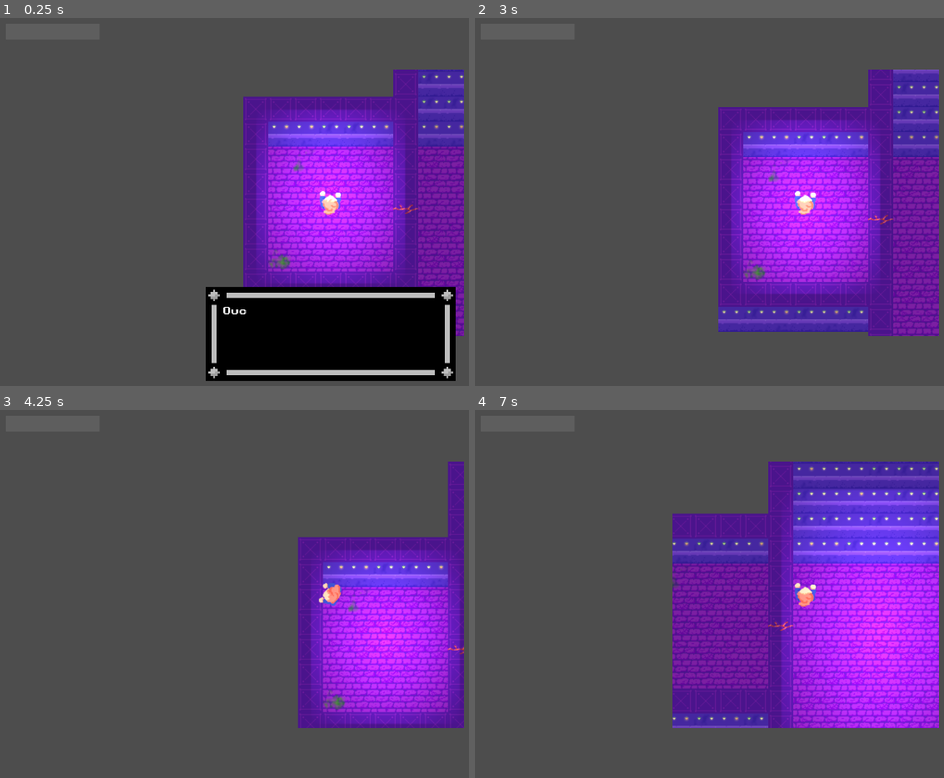
Above: before the commit, frames 1-4 (two rows, left to right).
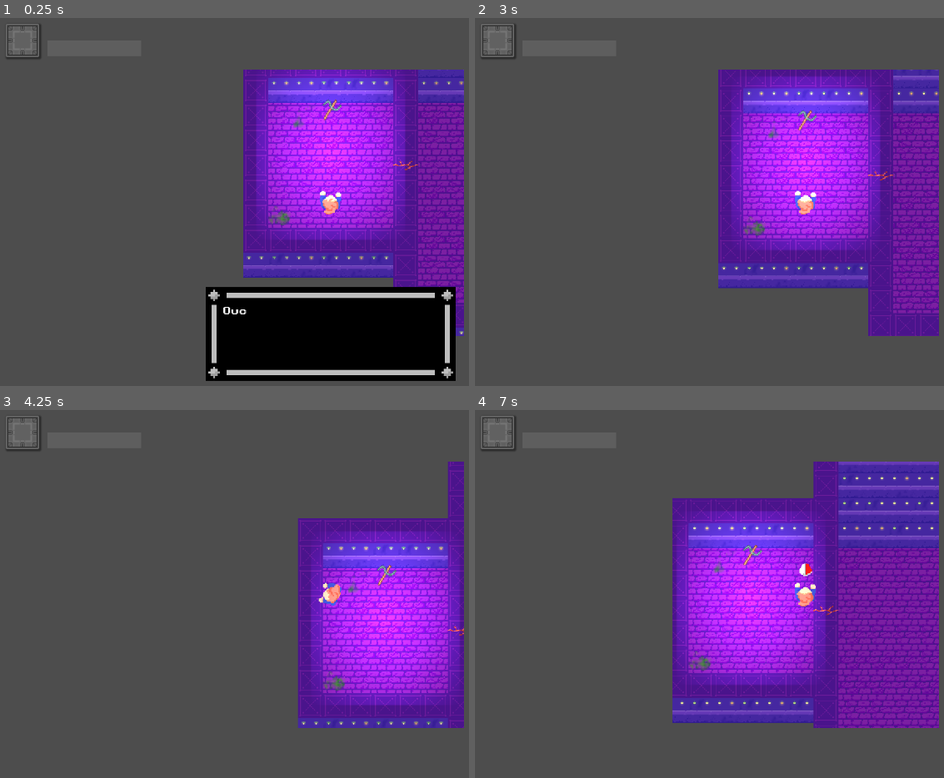
Above: after the commit, the same moments.

Repository: julianhoratschek/potential-topfschlagen
Game: Godot game, scene res://scenes/main.tscn
Same seed, same stepped clock (60 frames per second), same inputs: the game is played once before the commit and once after it.
Inputs (mouse positions are in pixels of both pictures, inside the frame that each line leads up to):
- Up to frame 1 (0.25 s): no input
- Up to frame 2 (3 s): move the mouse to (outside the picture) at 0.52 s; hold D (game_right) 0.53-1.28 s; click (outside the picture) at 0.67 s; tap Enter at 1.25 s; move the mouse to (671, 220) at 1.27 s; hold S (game_down) 1.28-2.03 s; click (671, 220) at 1.42 s; move the mouse to (873, 121) at 2.02 s; hold D (game_right) 2.03-2.78 s; click (873, 121) at 2.17 s; move the mouse to (770, 279) at 2.77 s; hold W (game_up) from 2.78 s (still down); click (770, 279) at 2.92 s
- Up to frame 3 (4.25 s): move the mouse to (outside the picture) at 3.52 s; release W (game_up) at 3.53 s; hold A (game_left) from 3.53 s (still down); click (outside the picture) at 3.67 s
- Up to frame 4 (7 s): tap Space at 4.25 s; move the mouse to (606, 538) at 4.27 s; click (606, 538) at 4.42 s; tap Enter at 5 s; move the mouse to (840, 594) at 5.02 s; release A (game_left) at 5.03 s; hold S (game_down) 5.03-5.78 s; click (840, 594) at 5.17 s; move the mouse to (704, 502) at 5.77 s; hold D (game_right) 5.78-6.53 s; click (704, 502) at 5.92 s; move the mouse to (outside the picture) at 6.52 s; hold W (game_up) from 6.53 s (still down); click (outside the picture) at 6.67 s

The runs differ from the first frame. In frame 1, 17% of the frame differs, in the area x 1-99%, y 1-87%; in frame 2, 22%; in frame 3, 11%; in frame 4, 34%.

Commit message:
inventory

Diff:
--- /dev/null
+++ b/globals.gd
@@ -0,0 +1,3 @@
+extends Node
+
+var player: Player
--- /dev/null
+++ b/prefabs/bonitz.gd
@@ -0,0 +1,5 @@
+extends Enemy
+
+
+func _physics_process(delta):
+	pass
--- a/prefabs/bonitz.tscn
+++ b/prefabs/bonitz.tscn
@@ -1,3 +1,39 @@
-[gd_scene format=3 uid="uid://dnm786cid7njt"]
+[gd_scene load_steps=7 format=3 uid="uid://dnm786cid7njt"]
 
-[node name="Bonitz" type="Node2D"]
+[ext_resource type="Texture2D" uid="uid://qpl45eixj3nv" path="res://assets/sprites/Sprite-Bonitz-multi.png" id="1_fxkup"]
+[ext_resource type="Script" path="res://prefabs/bonitz.gd" id="1_mnxqw"]
+
+[sub_resource type="CircleShape2D" id="CircleShape2D_vyk3p"]
+
+[sub_resource type="AtlasTexture" id="AtlasTexture_d3jkj"]
+atlas = ExtResource("1_fxkup")
+region = Rect2(0, 0, 32, 32)
+
+[sub_resource type="AtlasTexture" id="AtlasTexture_kaccq"]
+atlas = ExtResource("1_fxkup")
+region = Rect2(32, 0, 32, 32)
+
+[sub_resource type="SpriteFrames" id="SpriteFrames_hscfm"]
+animations = [{
+"frames": [{
+"duration": 1.0,
+"texture": SubResource("AtlasTexture_d3jkj")
+}, {
+"duration": 1.0,
+"texture": SubResource("AtlasTexture_kaccq")
+}],
+"loop": true,
+"name": &"idle",
+"speed": 5.0
+}]
+
+[node name="Bonitz" type="CharacterBody2D"]
+script = ExtResource("1_mnxqw")
+
+[node name="CollisionShape2D" type="CollisionShape2D" parent="."]
+shape = SubResource("CircleShape2D_vyk3p")
+
+[node name="AnimatedSprite2D" type="AnimatedSprite2D" parent="."]
+sprite_frames = SubResource("SpriteFrames_hscfm")
+animation = &"idle"
+autoplay = "idle"
--- /dev/null
+++ b/prefabs/enemy.gd
@@ -0,0 +1,3 @@
+extends CharacterBody2D
+
+class_name Enemy
--- /dev/null
+++ b/prefabs/frank.gd
@@ -0,0 +1,43 @@
+extends CharacterBody2D
+
+class_name Frank
+
+const MaxVisibility = 1.2
+
+var SnekScene = preload("res://prefabs/snek.tscn")
+var sneks := Array()
+var spawn_points := Array()
+var visibility_counter := MaxVisibility
+
+func _ready():
+	for i in range(5):
+		sneks.append(SnekScene.instantiate())
+
+	spawn_points = get_tree().get_nodes_in_group("SnekSpawns")
+
+
+func _process(delta):
+	if visible:
+		visibility_counter -= delta
+		if visibility_counter > 0:
+			return
+
+		position = Vector2(5000, 5000)
+		hide()
+		spawn_sneks()
+
+	else:
+		for snek in sneks:
+			if snek.is_alive:
+				return
+
+		position = spawn_points.pick_random()
+		visibility_counter = MaxVisibility
+		show()
+
+
+func spawn_sneks():
+	for snek in sneks:
+		snek.spawn(spawn_points.pick_random().position)
+		add_sibling(snek)
+		await get_tree().create_timer(1.2).timeout
--- a/prefabs/frank.tscn
+++ b/prefabs/frank.tscn
@@ -1,3 +1,48 @@
-[gd_scene format=3 uid="uid://gdes5yioucnl"]
+[gd_scene load_steps=8 format=3 uid="uid://gdes5yioucnl"]
 
-[node name="Frank" type="Node2D"]
+[ext_resource type="Script" path="res://prefabs/frank.gd" id="1_kj1i2"]
+[ext_resource type="Texture2D" uid="uid://qpl45eixj3nv" path="res://assets/sprites/Sprite-Bonitz-multi.png" id="2_8uyce"]
+
+[sub_resource type="CircleShape2D" id="CircleShape2D_a7o14"]
+radius = 14.3178
+
+[sub_resource type="AtlasTexture" id="AtlasTexture_po4qd"]
+atlas = ExtResource("2_8uyce")
+region = Rect2(0, 0, 32, 32)
+
+[sub_resource type="AtlasTexture" id="AtlasTexture_eahqv"]
+atlas = ExtResource("2_8uyce")
+region = Rect2(32, 0, 32, 32)
+
+[sub_resource type="AtlasTexture" id="AtlasTexture_18ohb"]
+atlas = ExtResource("2_8uyce")
+region = Rect2(64, 0, 32, 32)
+
+[sub_resource type="SpriteFrames" id="SpriteFrames_o17tv"]
+animations = [{
+"frames": [{
+"duration": 1.0,
+"texture": SubResource("AtlasTexture_po4qd")
+}, {
+"duration": 1.0,
+"texture": SubResource("AtlasTexture_eahqv")
+}, {
+"duration": 1.0,
+"texture": SubResource("AtlasTexture_18ohb")
+}],
+"loop": true,
+"name": &"default",
+"speed": 5.0
+}]
+
+[node name="Frank" type="CharacterBody2D"]
+script = ExtResource("1_kj1i2")
+
+[node name="CollisionShape2D" type="CollisionShape2D" parent="."]
+shape = SubResource("CircleShape2D_a7o14")
+
+[node name="AnimatedSprite2D" type="AnimatedSprite2D" parent="."]
+sprite_frames = SubResource("SpriteFrames_o17tv")
+autoplay = "default"
+frame = 2
+frame_progress = 0.770652
--- /dev/null
+++ b/prefabs/item.gd
@@ -0,0 +1,22 @@
+extends Sprite2D
+
+class_name Item
+
+@export_enum("stone_pick", "iron_pick", "diamond_pick", "sword", "shoes", "horn")
+var item_type := "Horn"
+
+func pickup(player: Player):
+	player.take(item_type, texture)
+	queue_free()
+
+
+func _on_area_2d_body_entered(body):
+	if body is Player:
+		body.start_interaction(item_type)
+		body.interact.connect(pickup.bind(body))
+
+
+func _on_area_2d_body_exited(body):
+	if body is Player:
+		body.end_interaction()
+		body.interact.disconnect(pickup)
--- a/prefabs/item.tscn
+++ b/prefabs/item.tscn
@@ -1,3 +1,25 @@
-[gd_scene format=3 uid="uid://c0aeqiadgevcm"]
+[gd_scene load_steps=4 format=3 uid="uid://c0aeqiadgevcm"]
 
-[node name="Item" type="Node2D"]
+[ext_resource type="Script" path="res://prefabs/item.gd" id="1_d8cth"]
+
+[sub_resource type="RectangleShape2D" id="RectangleShape2D_5u7v2"]
+size = Vector2(32, 32)
+
+[sub_resource type="RectangleShape2D" id="RectangleShape2D_kjgvx"]
+size = Vector2(48, 48)
+
+[node name="Item" type="Sprite2D"]
+script = ExtResource("1_d8cth")
+
+[node name="StaticBody2D" type="StaticBody2D" parent="."]
+
+[node name="CollisionShape2D" type="CollisionShape2D" parent="StaticBody2D"]
+shape = SubResource("RectangleShape2D_5u7v2")
+
+[node name="Area2D" type="Area2D" parent="."]
+
+[node name="CollisionShape2D" type="CollisionShape2D" parent="Area2D"]
+shape = SubResource("RectangleShape2D_kjgvx")
+
+[connection signal="body_entered" from="Area2D" to="." method="_on_area_2d_body_entered"]
+[connection signal="body_exited" from="Area2D" to="." method="_on_area_2d_body_exited"]
--- a/prefabs/player.gd
+++ b/prefabs/player.gd
@@ -4,13 +4,18 @@
 
 signal dead
 signal interact
+signal item_changed(texture: Texture2D)
 
 const speed := 200.0
 
 var entropy := 0.0
 var can_interact := false
+var fissure_level := 0
 
 var text_box: TextBox
+
+var inventory: Dictionary
+var selected_item := ""
 
 # TODO interact
 # TODO attack
@@ -31,14 +36,47 @@
 	move_and_slide()
 
 func _input(event):
-	if can_interact and event is InputEventMouseButton:
-		if event.button_index == MOUSE_BUTTON_LEFT and event.is_pressed():
-			interact.emit()
+	if event is InputEventMouseButton and event.is_pressed():
+		match event.button_index:
+			MOUSE_BUTTON_LEFT:
+				if can_interact:
+					interact.emit()
+			MOUSE_BUTTON_WHEEL_DOWN:
+				scroll_item(-1)
+			MOUSE_BUTTON_WHEEL_UP:
+				scroll_item(1)
+
+func scroll_item(index: int):
+	if inventory.is_empty():
+		return
+
+	var current_keys := inventory.keys()
+	var current_index := current_keys.find(selected_item)
+
+	current_index += index
+	if current_index < 0:
+		current_index = current_keys.size() - 1
+	elif current_index > current_keys.size() - 1:
+		current_index = 0
+
+	selected_item = current_keys[current_index]
+	item_changed.emit(inventory[selected_item])
 
 func hit(add_entropy: int):
 	entropy += add_entropy
 	if entropy >= 100:
 		dead.emit()
+
+func take(item_type: String, texture: Texture2D):
+	if "pick" in item_type:
+		item_type = "pick"
+		fissure_level += 1
+
+		if selected_item == "":
+			# FIXME
+			scroll_item(1)
+
+	inventory[item_type] = texture
 
 func start_interaction(text_node: String):
 	$Prompt.show()
@@ -50,5 +88,4 @@
 	can_interact = false
 
 func can_transverse(solidity: int) -> bool:
-	# TODO
-	return true
+	return fissure_level >= solidity and selected_item == "pick"
--- /dev/null
+++ b/prefabs/snek.gd
@@ -0,0 +1,16 @@
+extends CharacterBody2D
+
+class_name Snek
+
+var is_alive := true
+
+func spawn(at_position: Vector2):
+	# process_mode = Node.PROCESS_MODE_INHERIT
+	is_alive = true
+	position = at_position
+	show()
+
+
+func _physics_process(delta):
+	velocity = (globals.player.position - position).normalized() * 20.0
+	move_and_slide()
--- a/prefabs/snek.tscn
+++ b/prefabs/snek.tscn
@@ -1,3 +1,38 @@
-[gd_scene format=3 uid="uid://dwba0yvkquax6"]
+[gd_scene load_steps=7 format=3 uid="uid://dwba0yvkquax6"]
 
-[node name="Snek" type="Node2D"]
+[ext_resource type="Script" path="res://prefabs/snek.gd" id="1_t4v43"]
+[ext_resource type="Texture2D" uid="uid://4emxiqt61oqn" path="res://assets/sprites/mouse.png" id="2_a4tp4"]
+
+[sub_resource type="RectangleShape2D" id="RectangleShape2D_jh43d"]
+
+[sub_resource type="AtlasTexture" id="AtlasTexture_0f3as"]
+atlas = ExtResource("2_a4tp4")
+region = Rect2(0, 0, 16, 16)
+
+[sub_resource type="AtlasTexture" id="AtlasTexture_1o180"]
+atlas = ExtResource("2_a4tp4")
+region = Rect2(16, 0, 16, 16)
+
+[sub_resource type="SpriteFrames" id="SpriteFrames_1f676"]
+animations = [{
+"frames": [{
+"duration": 1.0,
+"texture": SubResource("AtlasTexture_0f3as")
+}, {
+"duration": 1.0,
+"texture": SubResource("AtlasTexture_1o180")
+}],
+"loop": true,
+"name": &"default",
+"speed": 5.0
+}]
+
+[node name="Snek" type="CharacterBody2D"]
+script = ExtResource("1_t4v43")
+
+[node name="CollisionShape2D" type="CollisionShape2D" parent="."]
+shape = SubResource("RectangleShape2D_jh43d")
+
+[node name="AnimatedSprite2D" type="AnimatedSprite2D" parent="."]
+sprite_frames = SubResource("SpriteFrames_1f676")
+autoplay = "default"
--- a/project.godot
+++ b/project.godot
@@ -14,6 +14,10 @@
 run/main_scene="res://scenes/main.tscn"
 config/features=PackedStringArray("4.2", "Mobile")
 config/icon="res://icon.svg"
+
+[autoload]
+
+globals="*res://globals.gd"
 
 [display]
 
--- a/scenes/main.gd
+++ b/scenes/main.gd
@@ -8,3 +8,6 @@
 
 	map.player.interact.connect(textbox.call_queue)
 	map.player.text_box = textbox
+
+	globals.player = map.player
+	globals.player.item_changed.connect($UI/Inventory.set_texture)
--- a/scenes/main.tscn
+++ b/scenes/main.tscn
@@ -1,11 +1,13 @@
-[gd_scene load_steps=5 format=3 uid="uid://bii8oivnspjjr"]
+[gd_scene load_steps=6 format=3 uid="uid://bii8oivnspjjr"]
 
 [ext_resource type="Script" path="res://scenes/main.gd" id="1_50byi"]
 [ext_resource type="PackedScene" uid="uid://c01ma6xe8uvdg" path="res://scenes/map.tscn" id="1_i2q1j"]
 [ext_resource type="PackedScene" uid="uid://u07rakrkbo1r" path="res://ui/entropy_bar.tscn" id="2_mt05c"]
 [ext_resource type="PackedScene" uid="uid://bcx4eglb788cd" path="res://ui/text_box.tscn" id="3_105yp"]
+[ext_resource type="PackedScene" uid="uid://5hnvvnhqev55" path="res://ui/inventory.tscn" id="5_8g7ne"]
 
 [node name="Main" type="Control"]
+texture_filter = 1
 layout_mode = 3
 anchors_preset = 15
 anchor_right = 1.0
@@ -39,5 +41,14 @@
 [node name="UI" type="CanvasLayer" parent="."]
 
 [node name="EntropyBar" parent="UI" instance=ExtResource("2_mt05c")]
+offset_left = 96.0
+offset_top = 48.0
+offset_right = 276.0
+offset_bottom = 78.0
 
 [node name="TextBox" parent="UI" instance=ExtResource("3_105yp")]
+visible = false
+
+[node name="Inventory" parent="UI" instance=ExtResource("5_8g7ne")]
+offset_top = 16.0
+offset_bottom = 80.0
--- a/scenes/map.tscn
+++ b/scenes/map.tscn
@@ -6,11 +6,16 @@
 [ext_resource type="PackedScene" uid="uid://cxmvthq3etcha" path="res://prefabs/fissure.tscn" id="3_rel8y"]
 [ext_resource type="PackedScene" uid="uid://c3byjcsyu8gr8" path="res://prefabs/player.tscn" id="4_akope"]
 [ext_resource type="PackedScene" uid="uid://dnm786cid7njt" path="res://prefabs/bonitz.tscn" id="4_bpp1o"]
+[ext_resource type="Texture2D" uid="uid://r8ega6qvatkp" path="res://assets/sprites/Sprite-StoneWavePick.png" id="4_dahpa"]
 [ext_resource type="PackedScene" uid="uid://dsqwrrntugsk8" path="res://prefabs/neighbour.tscn" id="5_rtwjg"]
 [ext_resource type="PackedScene" uid="uid://bx31ot2rs06py" path="res://prefabs/schneider.tscn" id="6_f2hsc"]
+[ext_resource type="Texture2D" uid="uid://c65xoom2bq1qk" path="res://assets/sprites/Sprite-IronWavePick.png" id="6_r44mm"]
 [ext_resource type="PackedScene" uid="uid://c7fylw7xyyawx" path="res://prefabs/ina.tscn" id="7_g1mii"]
 [ext_resource type="PackedScene" uid="uid://gdes5yioucnl" path="res://prefabs/frank.tscn" id="8_spkjd"]
-[ext_resource type="PackedScene" uid="uid://dwba0yvkquax6" path="res://prefabs/snek.tscn" id="9_pymtp"]
+[ext_resource type="Texture2D" uid="uid://i7hhnyw1tgos" path="res://assets/sprites/Sprite-DiaWavePick.png" id="9_88hte"]
+[ext_resource type="Texture2D" uid="uid://c1hri8dvkxcij" path="res://assets/sprites/Sprite-bleistift.png" id="11_hbc4f"]
+[ext_resource type="Texture2D" uid="uid://dieo56i3x523j" path="res://assets/sprites/Sprite-Kletterschuh.png" id="13_w1hpx"]
+[ext_resource type="Texture2D" uid="uid://yb5dhu77k7fm" path="res://assets/sprites/Sprite-Horn.png" id="16_5863w"]
 
 [sub_resource type="TileSetAtlasSource" id="TileSetAtlasSource_e7v38"]
 texture = ExtResource("1_mt6u8")
@@ -181,6 +186,7 @@
 size = Vector2(256, 160)
 
 [node name="Map" type="TileMap"]
+texture_filter = 1
 tile_set = SubResource("TileSet_8hbxu")
 rendering_quadrant_size = 32
 format = 2
@@ -196,6 +202,8 @@
 
 [node name="StonePick" parent="StartRoom" instance=ExtResource("2_cro3m")]
 position = Vector2(80, 8)
+texture = ExtResource("4_dahpa")
+item_type = "stone_pick"
 
 [node name="Start_Wall_Fissure" parent="StartRoom" node_paths=PackedStringArray("topleft_room", "bottomright_room") instance=ExtResource("3_rel8y")]
 position = Vector2(176, 80)
@@ -233,6 +241,8 @@
 
 [node name="IronPick" parent="IronRoom" instance=ExtResource("2_cro3m")]
 position = Vector2(576, -240)
+texture = ExtResource("6_r44mm")
+item_type = "iron_pick"
 
 [node name="PointLight2D" type="PointLight2D" parent="IronRoom"]
 position = Vector2(576, -176)
@@ -321,6 +331,8 @@
 
 [node name="DiamondPick" parent="SchneiderRoom" instance=ExtResource("2_cro3m")]
 position = Vector2(24, 592)
+texture = ExtResource("9_88hte")
+item_type = "diamond_pick"
 
 [node name="Schneider" parent="SchneiderRoom" instance=ExtResource("6_f2hsc")]
 position = Vector2(664, 592)
@@ -335,6 +347,8 @@
 
 [node name="Pencil" parent="StudyRoom" instance=ExtResource("2_cro3m")]
 position = Vector2(976, 440)
+texture = ExtResource("11_hbc4f")
+item_type = "sword"
 
 [node name="Ina" parent="StudyRoom" instance=ExtResource("7_g1mii")]
 position = Vector2(984, 392)
@@ -369,6 +383,8 @@
 
 [node name="Shoes" parent="FrankRoom" instance=ExtResource("2_cro3m")]
 position = Vector2(1552, 120)
+texture = ExtResource("13_w1hpx")
+item_type = "shoes"
 
 [node name="Frank" parent="FrankRoom" instance=ExtResource("8_spkjd")]
 position = Vector2(1448, 128)
@@ -379,17 +395,29 @@
 enabled = false
 texture = SubResource("GradientTexture2D_wieuv")
 
-[node name="Snek" parent="FrankRoom" groups=["Sneks"] instance=ExtResource("9_pymtp")]
-position = Vector2(1472, 144)
-
-[node name="Snek2" parent="FrankRoom" groups=["Sneks"] instance=ExtResource("9_pymtp")]
-position = Vector2(1480, 56)
-
-[node name="Snek3" parent="FrankRoom" groups=["Sneks"] instance=ExtResource("9_pymtp")]
-position = Vector2(1440, 184)
-
-[node name="Snek4" parent="FrankRoom" groups=["Sneks"] instance=ExtResource("9_pymtp")]
-position = Vector2(1400, 112)
+[node name="SnekSpawn" type="Marker2D" parent="FrankRoom" groups=["SnekSpawns"]]
+position = Vector2(1384, 24)
+
+[node name="SnekSpawn2" type="Marker2D" parent="FrankRoom" groups=["SnekSpawns"]]
+position = Vector2(1504, 48)
+
+[node name="SnekSpawn3" type="Marker2D" parent="FrankRoom" groups=["SnekSpawns"]]
+position = Vector2(1488, 208)
+
+[node name="SnekSpawn4" type="Marker2D" parent="FrankRoom" groups=["SnekSpawns"]]
+position = Vector2(1352, 144)
+
+[node name="SnekSpawn5" type="Marker2D" parent="FrankRoom" groups=["SnekSpawns"]]
+position = Vector2(1400, 208)
+
+[node name="SnekSpawn6" type="Marker2D" parent="FrankRoom" groups=["SnekSpawns"]]
+position = Vector2(1424, 80)
+
+[node name="SnekSpawn7" type="Marker2D" parent="FrankRoom" groups=["SnekSpawns"]]
+position = Vector2(1504, 152)
+
+[node name="SnekSpawn8" type="Marker2D" parent="FrankRoom" groups=["SnekSpawns"]]
+position = Vector2(1544, 200)
 
 [node name="HornRoom" type="Node2D" parent="."]
 
@@ -414,6 +442,8 @@
 
 [node name="Horn" parent="HornRoom" instance=ExtResource("2_cro3m")]
 position = Vector2(856, 616)
+texture = ExtResource("16_5863w")
+item_type = "horn"
 
 [node name="PointLight2D" type="PointLight2D" parent="HornRoom"]
 position = Vector2(1056, 608)
@@ -422,7 +452,11 @@
 texture = SubResource("GradientTexture2D_wieuv")
 
 [node name="Player" parent="." instance=ExtResource("4_akope")]
-position = Vector2(80, 72)
+position = Vector2(80, 128)
+
+[node name="CanvasModulate" type="CanvasModulate" parent="."]
+visible = false
+color = Color(0, 0, 0, 1)
 
 [connection signal="body_entered" from="WallRoom/WallArea" to="." method="_on_wall_area_body_entered"]
 [connection signal="body_exited" from="WallRoom/WallArea" to="." method="_on_area_body_exited"]
--- /dev/null
+++ b/ui/inventory.gd
@@ -0,0 +1,6 @@
+extends Panel
+
+
+# TODO rolling
+func set_texture(texture: Texture2D):
+	$TextureRect/TextureRect.texture = texture
--- /dev/null
+++ b/ui/inventory.tscn
@@ -0,0 +1,45 @@
+[gd_scene load_steps=4 format=3 uid="uid://5hnvvnhqev55"]
+
+[ext_resource type="Theme" uid="uid://bmjnhfngbymmt" path="res://ui/theme.tres" id="1_i1tvj"]
+[ext_resource type="Script" path="res://ui/inventory.gd" id="2_edgm6"]
+[ext_resource type="Texture2D" uid="uid://dsmm0cu14rpc" path="res://assets/sprites/Sprite-ItemBackground.png" id="2_vg87q"]
+
+[node name="ItemBar" type="Panel"]
+custom_minimum_size = Vector2(64, 64)
+offset_left = 16.0
+offset_top = 8.0
+offset_right = 80.0
+offset_bottom = 72.0
+theme = ExtResource("1_i1tvj")
+script = ExtResource("2_edgm6")
+
+[node name="TextureRect" type="TextureRect" parent="."]
+custom_minimum_size = Vector2(54, 54)
+layout_mode = 1
+anchors_preset = 8
+anchor_left = 0.5
+anchor_top = 0.5
+anchor_right = 0.5
+anchor_bottom = 0.5
+offset_left = -24.0
+offset_top = -24.0
+offset_right = 24.0
+offset_bottom = 24.0
+grow_horizontal = 2
+grow_vertical = 2
+texture = ExtResource("2_vg87q")
+
+[node name="TextureRect" type="TextureRect" parent="TextureRect"]
+custom_minimum_size = Vector2(32, 32)
+layout_mode = 1
+anchors_preset = 8
+anchor_left = 0.5
+anchor_top = 0.5
+anchor_right = 0.5
+anchor_bottom = 0.5
+offset_left = -20.0
+offset_top = -20.0
+offset_right = 20.0
+offset_bottom = 20.0
+grow_horizontal = 2
+grow_vertical = 2
--- a/ui/item_bar.tscn
+++ /dev/null
@@ -1,9 +0,0 @@
-[gd_scene format=3 uid="uid://5hnvvnhqev55"]
-
-[node name="ItemBar" type="Control"]
-layout_mode = 3
-anchors_preset = 15
-anchor_right = 1.0
-anchor_bottom = 1.0
-grow_horizontal = 2
-grow_vertical = 2
--- a/ui/text_box.gd
+++ b/ui/text_box.gd
@@ -29,8 +29,12 @@
 		"Der Kopf ist wellenförmig geschwungen.",
 		"Ideal, um durch Wände zu tunneln!"],
 	"horn": ["TRÖÖÖT!", "Wie ein brünftiger Elch.", "Er ist wohl horny…"],
-	"game_over": ["Quantenfluktuationen haben Anti-Neele hervorgebracht.", "Du wurdest annihiliert."],
-	"schneider_defeat": ["Herzlichen Glückwunsch!", "Sie sind eine großartige Physikerin, Nelle!"],
+	"game_over": [
+		"Quantenfluktuationen haben Anti-Neele hervorgebracht.",
+		"Du wurdest annihiliert."],
+	"schneider_defeat": [
+		"Herzlichen Glückwunsch!",
+		"Sie sind eine großartige Physikerin, Nelle!"],
 	"schneider_intro": [
 		"Heute machen wir Wheatstone-Brücke.",
 		"Das ist eine ganz komplizierte Schaltung.",
--- a/ui/theme.tres
+++ b/ui/theme.tres
@@ -1,6 +1,22 @@
-[gd_resource type="Theme" load_steps=6 format=3 uid="uid://bmjnhfngbymmt"]
+[gd_resource type="Theme" load_steps=7 format=3 uid="uid://bmjnhfngbymmt"]
 
 [ext_resource type="FontFile" uid="uid://do4rr3o41wm58" path="res://assets/fonts/retro_gaming.ttf" id="1_vb2k7"]
+
+[sub_resource type="StyleBoxFlat" id="StyleBoxFlat_67ykh"]
+bg_color = Color(0.6, 0.6, 0.6, 0)
+border_width_left = 4
+border_width_top = 4
+border_width_right = 4
+border_width_bottom = 4
+border_color = Color(0.427451, 0.427451, 0.427451, 1)
+border_blend = true
+corner_radius_top_left = 2
+corner_radius_top_right = 2
+corner_radius_bottom_right = 2
+corner_radius_bottom_left = 2
+shadow_color = Color(0, 0, 0, 0.431373)
+shadow_size = 4
+shadow_offset = Vector2(2, 2)
 
 [sub_resource type="StyleBoxFlat" id="StyleBoxFlat_aq3w7"]
 bg_color = Color(0.517647, 0.517647, 0.517647, 0.321569)
@@ -16,6 +32,7 @@
 bg_color = Color(0, 0, 0, 1)
 
 [resource]
+Panel/styles/panel = SubResource("StyleBoxFlat_67ykh")
 ProgressBar/styles/background = SubResource("StyleBoxFlat_aq3w7")
 ProgressBar/styles/fill = SubResource("StyleBoxFlat_awofk")
 RichTextLabel/font_sizes/normal_font_size = 20
Binary file added: assets/sprites/Sprite-Bonitz-multi.png
Binary file added: assets/sprites/Sprite-Horn.png
Binary file added: assets/sprites/Sprite-IronWavePick.png
Binary file added: assets/sprites/Sprite-StoneWavePick.png
Not shown: 1 places in scenes/map.tscn that only renumber resources
